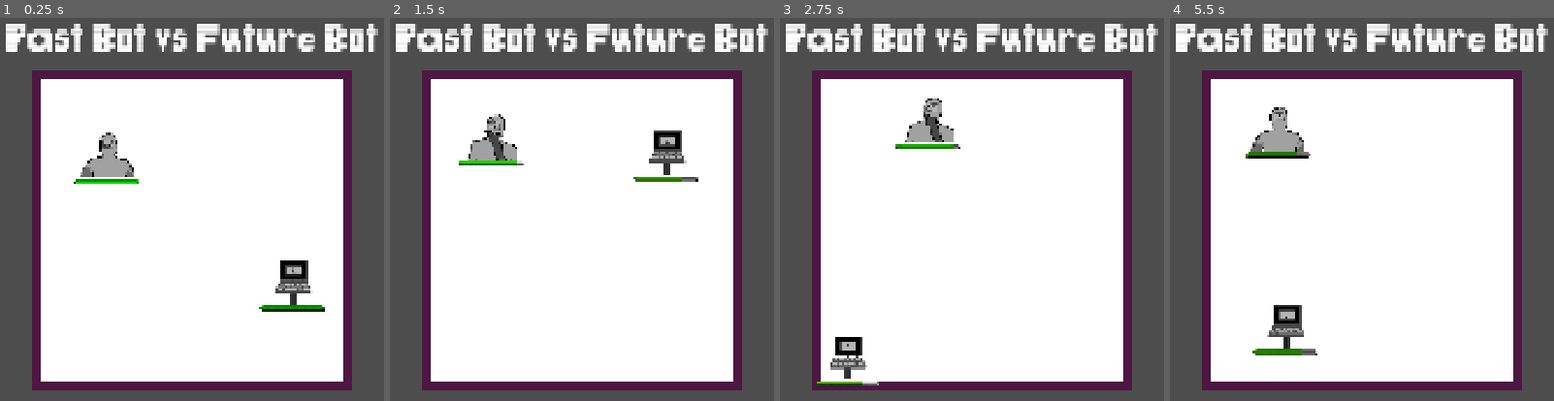
Above: before the commit, frames 1-4 (left to right).
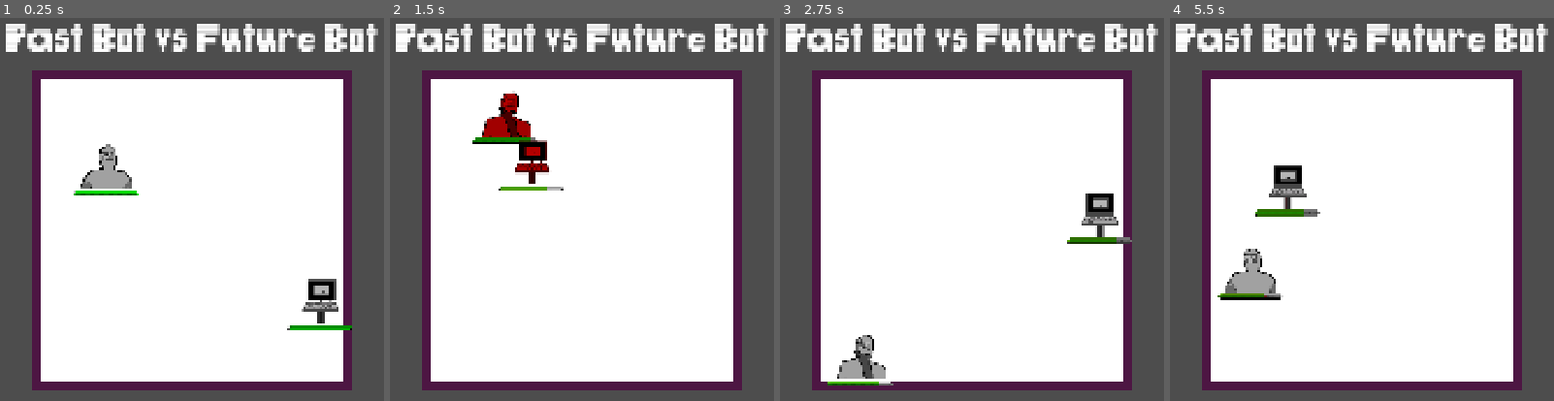
Above: after the commit, the same moments.

Repository: JBRana250/BitBoxBattles
Game: Godot game, scene res://battle/battle.tscn
Same seed, same stepped clock (60 frames per second), same inputs: the game is played once before the commit and once after it. The engine's default icon, where the game draws it, is replaced by a stand-in: a white triangle on a blue panel in a dark square.
Inputs (mouse positions are in pixels of both pictures, inside the frame that each line leads up to):
- Up to frame 1 (0.25 s): no input
- Up to frame 2 (1.5 s): tap Enter at 0.5, 0.6 s; move the mouse to (750, 209) at 0.52 s; hold Right 0.53-1.25 s; click (750, 209) at 0.67 s; tap Space at 0.77 s; drag from (428, 251) to (543, 316) at 1.27 s
- Up to frame 3 (2.75 s): move the mouse to (1048, 132) at 2.02 s; hold Right from 2.03 s (still down); tap Delete at 2.1 s
- Up to frame 4 (5.5 s): release Right at 2.75 s; drag from (1323, 316) to (outside the picture) at 2.77 s; move the mouse to (outside the picture) at 3.52 s; hold Left 3.53-4.25 s; tap Backspace at 3.6 s; tap Space at 3.77 s; drag from (outside the picture) to (1246, 121) at 4.27 s; move the mouse to (1400, 228) at 5.02 s; hold Left from 5.03 s (still down); tap Enter at 5.1 s; click (1400, 228) at 5.17 s

The runs differ from the first frame. In frame 1, 3.1% of the frame differs, in the area x 19-92%, y 29-82%; in frame 2, 3.7%; in frame 3, 3.3%; in frame 4, 4.5%, in the area x 12-40%, y 23-89%.

Commit message:
refactor: create action event architecture

Diff:
--- a/battle/battle.tscn
+++ b/battle/battle.tscn
@@ -14,9 +14,13 @@
 [ext_resource type="PackedScene" uid="uid://fwomuuw06drq" path="res://battle/fighter/fighter.tscn" id="8_iorop"]
 [ext_resource type="Texture2D" uid="uid://bnkcbjk3hunw8" path="res://textures/future_robot_thinking.png" id="9_qybyd"]
 [ext_resource type="Script" uid="uid://bxp2m8nkthwia" path="res://battle/fighter_manager.gd" id="9_rxlun"]
-[ext_resource type="Script" uid="uid://b70xtb2eos81q" path="res://battle/fighter/fighter_property_resources/fighter_dash_resource.gd" id="10_a56dj"]
+[ext_resource type="Script" uid="uid://b70xtb2eos81q" path="res://battle/fighter/fighter_property_resources/fighter_action_resource.gd" id="10_a56dj"]
+[ext_resource type="Script" uid="uid://ds7a348a1ofw8" path="res://battle/fighter/events/resource/event.gd" id="10_dxsh4"]
 [ext_resource type="Texture2D" uid="uid://b71jpmvkmwfv8" path="res://textures/past_robot_idle.png" id="10_eu6g2"]
+[ext_resource type="Script" uid="uid://d2sxe6pkfjomi" path="res://battle/fighter/actions/fighter_action.gd" id="11_ihybe"]
 [ext_resource type="Texture2D" uid="uid://cfcxo13hw6tav" path="res://textures/past_robot_thinking.png" id="11_t8p1f"]
+[ext_resource type="Script" uid="uid://e8bg70fs2mo0" path="res://battle/fighter/actions/fighter_dash_action.gd" id="12_220ih"]
+[ext_resource type="Script" uid="uid://daesrn56aihs6" path="res://battle/fighter/events/resource/repeating_timer_event.gd" id="13_ju8jl"]
 
 [sub_resource type="RectangleShape2D" id="RectangleShape2D_ra0kn"]
 size = Vector2(20, 750)
@@ -45,22 +49,30 @@
 inactive_image = ExtResource("9_qybyd")
 metadata/_custom_type_script = "uid://bpymebmol4evd"
 
-[sub_resource type="Resource" id="Resource_t8p1f"]
+[sub_resource type="Resource" id="Resource_657b4"]
+script = ExtResource("12_220ih")
+fighter_dash_force = -50.0
+metadata/_custom_type_script = "uid://e8bg70fs2mo0"
+
+[sub_resource type="Resource" id="Resource_phvbk"]
+script = ExtResource("13_ju8jl")
+time = 0.5
+actions = Array[ExtResource("11_ihybe")]([SubResource("Resource_657b4")])
+metadata/_custom_type_script = "uid://daesrn56aihs6"
+
+[sub_resource type="Resource" id="Resource_lybdx"]
 script = ExtResource("10_a56dj")
-accel_dash_force = 250.0
-accel_dash_cooldown = 4.0
-fighter_dash_force = -100.0
-fighter_dash_cooldown = 0.1
+action_events = Array[ExtResource("10_dxsh4")]([SubResource("Resource_phvbk")])
 metadata/_custom_type_script = "uid://b70xtb2eos81q"
 
-[sub_resource type="Resource" id="Resource_phvbk"]
+[sub_resource type="Resource" id="Resource_xmbur"]
 script = ExtResource("4_qybyd")
 fighter_id = "Past Bot"
 starting_force = 500.0
 fighter_mass = 0.1
 metadata/_custom_type_script = "uid://bbyqng0l5d8mh"
 
-[sub_resource type="Resource" id="Resource_sf8fp"]
+[sub_resource type="Resource" id="Resource_as1q7"]
 script = ExtResource("5_rgsk0")
 max_health = 100
 metadata/_custom_type_script = "uid://blqpe5hp7jofi"
@@ -75,12 +87,6 @@
 active_image = ExtResource("10_eu6g2")
 inactive_image = ExtResource("11_t8p1f")
 metadata/_custom_type_script = "uid://bpymebmol4evd"
-
-[sub_resource type="Resource" id="Resource_220ih"]
-script = ExtResource("10_a56dj")
-accel_dash_force = 50.0
-accel_dash_cooldown = 0.5
-metadata/_custom_type_script = "uid://b70xtb2eos81q"
 
 [sub_resource type="LabelSettings" id="LabelSettings_mqutd"]
 font = ExtResource("2_tiqy5")
@@ -136,17 +142,16 @@
 health_resource = SubResource("Resource_qybyd")
 contact_resource = SubResource("Resource_eu6g2")
 texture_resource = SubResource("Resource_crpow")
-dash_resource = SubResource("Resource_t8p1f")
+action_resource = SubResource("Resource_lybdx")
 
 [node name="FighterSpawner2" parent="Spawners" unique_id=1444415074 node_paths=PackedStringArray("fighter_manager") instance=ExtResource("7_iorop")]
 position = Vector2(1187, 778)
 fighter_scene = ExtResource("8_iorop")
 fighter_manager = NodePath("../../FighterManager")
-init_resource = SubResource("Resource_phvbk")
-health_resource = SubResource("Resource_sf8fp")
+init_resource = SubResource("Resource_xmbur")
+health_resource = SubResource("Resource_as1q7")
 contact_resource = SubResource("Resource_ihybe")
 texture_resource = SubResource("Resource_dxsh4")
-dash_resource = SubResource("Resource_220ih")
 
 [node name="FighterManager" type="Node2D" parent="." unique_id=660823832]
 script = ExtResource("9_rxlun")
--- /dev/null
+++ b/battle/fighter/actions/accel_dash_action.gd
@@ -0,0 +1,12 @@
+class_name AccelDashAction extends FighterAction
+
+@export var accel_dash_force: float
+
+# Dash in direction already moving in
+func execute(context: Dictionary = {}) -> void:
+	var actor := context.get("actor") as Fighter
+
+	if !(actor is Fighter):
+		return
+	var accel_dash_vector = actor.linear_velocity.normalized()
+	actor.apply_central_impulse(accel_dash_vector * accel_dash_force)
--- /dev/null
+++ b/battle/fighter/actions/action.gd
@@ -0,0 +1,5 @@
+@abstract class_name Action extends Resource
+
+# Execute the action
+func execute(_context: Dictionary = {}) -> void:
+	pass
--- /dev/null
+++ b/battle/fighter/actions/fighter_action.gd
@@ -0,0 +1,6 @@
+@abstract class_name FighterAction extends Resource
+
+# requires the actor to be a fighter in context
+func execute(context: Dictionary = {}) -> void:
+	var _actor := context.get("actor") as Fighter
+	pass
--- /dev/null
+++ b/battle/fighter/actions/fighter_dash_action.gd
@@ -0,0 +1,13 @@
+class_name FighterDashAction extends FighterAction
+
+@export var fighter_dash_force: float
+
+# Dash in direction of closest fighter
+func execute(context: Dictionary = {}) -> void:
+	var actor := context.get("actor") as Fighter
+
+	var closest_fighter: Fighter = actor.fighter_manager.get_closest_fighter_with_exception(actor.position, actor)
+	if (closest_fighter == null):
+		return
+	var fighter_dash_vector = (closest_fighter.position - actor.position).normalized()
+	actor.apply_central_impulse(fighter_dash_vector * fighter_dash_force)
--- /dev/null
+++ b/battle/fighter/events/repeating_timer_event.tscn
@@ -0,0 +1,11 @@
+[gd_scene format=3 uid="uid://c2qmsvra8ogxh"]
+
+[ext_resource type="Script" uid="uid://csb1lkx815nlv" path="res://battle/fighter/events/repeating_timer_event_scene.gd" id="1_raneq"]
+
+[node name="RepeatingTimerEvent" type="Node" unique_id=24416991 node_paths=PackedStringArray("timer")]
+script = ExtResource("1_raneq")
+timer = NodePath("Timer")
+
+[node name="Timer" type="Timer" parent="." unique_id=251436844]
+
+[connection signal="timeout" from="Timer" to="." method="_on_timer_timeout"]
--- /dev/null
+++ b/battle/fighter/events/repeating_timer_event_scene.gd
@@ -0,0 +1,18 @@
+extends Node
+
+var fighter: Fighter
+@export var timer: Timer
+
+var repeating_timer_event: RepeatingTimerEvent
+
+func init(_fighter: Fighter, _repeating_timer_event: RepeatingTimerEvent):
+	self.fighter = _fighter
+	self.repeating_timer_event = _repeating_timer_event
+	timer.wait_time = repeating_timer_event.time
+	await timer.tree_entered
+	timer.start()
+
+func _on_timer_timeout() -> void:
+	repeating_timer_event.trigger({
+		"actor": fighter
+	})
--- /dev/null
+++ b/battle/fighter/events/resource/event.gd
@@ -0,0 +1,7 @@
+@abstract class_name Event extends Resource
+
+#@export var actions: Array[Action] = []
+
+# trigger all actions
+func trigger(_context: Dictionary = {}) -> void:
+	pass
--- /dev/null
+++ b/battle/fighter/events/resource/repeating_timer_event.gd
@@ -0,0 +1,9 @@
+class_name RepeatingTimerEvent extends Event
+
+@export var time: float
+@export var actions: Array[FighterAction] = []
+
+func trigger(context: Dictionary = {}) -> void:
+	for action in actions:
+		if action:
+			action.execute(context)
--- a/battle/fighter/fighter.gd
+++ b/battle/fighter/fighter.gd
@@ -6,7 +6,7 @@
 @export var fighter_state_machine: FighterStateMachine
 @export var fighter_sprite_manager: FighterSpriteManager
 @export var fighter_health_manager: FighterHealthManager
-@export var fighter_dash_manager: FighterDashManager
+@export var fighter_event_manager: FighterEventManager
 @export var fighter_manager: FighterManager
 
 @export_group("Properties")
@@ -19,7 +19,7 @@
 
 func init_fighter(_fighter_manager: FighterManager, init_resource: FighterInitResource,
 health_resource: FighterHealthResource, contact_resource: FighterContactResource,
-texture_resource: FighterTextureResource, dash_resource: FighterDashResource) -> void:
+texture_resource: FighterTextureResource, action_resource: FighterActionResource) -> void:
 
 	self.fighter_manager = _fighter_manager
 
@@ -37,9 +37,10 @@
 	fighter_sprite_manager.init_sprites(texture_resource.active_image, texture_resource.inactive_image)
 	fighter_state_machine.init_states()
 	fighter_health_manager.init_health(health_resource.max_health)
-	fighter_dash_manager.init_dash(dash_resource)
+	if (action_resource != null):
+		fighter_event_manager.init_events(action_resource)
 
-	apply_force(global_transform.x * init_resource.starting_force)
+	apply_central_impulse(global_transform.x * init_resource.starting_force)
 
 func get_state():
 	return fighter_state_machine.get_state()
--- a/battle/fighter/fighter.tscn
+++ b/battle/fighter/fighter.tscn
@@ -6,10 +6,11 @@
 [ext_resource type="Texture2D" uid="uid://d2gl08f6vn5a5" path="res://textures/empty_hpbar.png" id="4_gb4mi"]
 [ext_resource type="Texture2D" uid="uid://byjpjy0nht5uk" path="res://textures/full_hpbar.png" id="5_4sxhs"]
 [ext_resource type="Script" uid="uid://dqly1sjufce6k" path="res://battle/fighter/fighter_health.gd" id="6_05pdn"]
-[ext_resource type="Script" uid="uid://da7gvjomliao7" path="res://battle/fighter/fighter_state_machine.gd" id="7_657b4"]
-[ext_resource type="Script" uid="uid://dd5gqcqo4uw5l" path="res://battle/fighter/fighter_sprite_manager.gd" id="8_wn1im"]
-[ext_resource type="Script" uid="uid://c7emsuewp3xxs" path="res://battle/fighter/fighter_collision_manager.gd" id="9_vkd1v"]
-[ext_resource type="Script" uid="uid://dc5xyijsdfrap" path="res://battle/fighter/fighter_dash_manager.gd" id="10_657b4"]
+[ext_resource type="Script" uid="uid://da7gvjomliao7" path="res://battle/fighter/managers/fighter_state_machine.gd" id="7_657b4"]
+[ext_resource type="Script" uid="uid://dd5gqcqo4uw5l" path="res://battle/fighter/managers/fighter_sprite_manager.gd" id="8_wn1im"]
+[ext_resource type="Script" uid="uid://c7emsuewp3xxs" path="res://battle/fighter/managers/fighter_collision_manager.gd" id="9_vkd1v"]
+[ext_resource type="Script" uid="uid://bqnsyf2nea5g8" path="res://battle/fighter/managers/fighter_event_manager.gd" id="10_wn1im"]
+[ext_resource type="PackedScene" uid="uid://c2qmsvra8ogxh" path="res://battle/fighter/events/repeating_timer_event.tscn" id="11_wn1im"]
 
 [sub_resource type="PhysicsMaterial" id="PhysicsMaterial_6hnvb"]
 friction = 0.0
@@ -22,7 +23,7 @@
 offsets = PackedFloat32Array(0, 0.5106383, 1)
 colors = PackedColorArray(1, 0, 0, 1, 0.82871497, 0.65557426, 0, 1, 0, 1, 0, 1)
 
-[node name="fighter" type="RigidBody2D" unique_id=678717569 node_paths=PackedStringArray("sprite", "onhit_timer", "fighter_state_machine", "fighter_sprite_manager", "fighter_health_manager", "fighter_dash_manager") groups=["fighter"]]
+[node name="fighter" type="RigidBody2D" unique_id=678717569 node_paths=PackedStringArray("sprite", "onhit_timer", "fighter_state_machine", "fighter_sprite_manager", "fighter_health_manager", "fighter_event_manager") groups=["fighter"]]
 mass = 0.01
 physics_material_override = SubResource("PhysicsMaterial_6hnvb")
 gravity_scale = 0.0
@@ -38,7 +39,7 @@
 fighter_state_machine = NodePath("Components/FighterStateMachine")
 fighter_sprite_manager = NodePath("Components/FighterSpriteManager")
 fighter_health_manager = NodePath("Components/FighterHealthManager")
-fighter_dash_manager = NodePath("Components/FighterDashManager")
+fighter_event_manager = NodePath("FighterEventManager")
 onhit_modulate = Color(0.5659736, 0, 0.1455484, 1)
 
 [node name="CollisionShape2D" type="CollisionShape2D" parent="." unique_id=732105405]
@@ -111,18 +112,10 @@
 fighter_sprite_manager = NodePath("../FighterSpriteManager")
 fighter_health_manager = NodePath("../FighterHealthManager")
 
-[node name="FighterDashManager" type="Node2D" parent="Components" unique_id=1114177163 node_paths=PackedStringArray("accel_dash_timer", "fighter_dash_timer")]
-z_index = 100
-script = ExtResource("10_657b4")
-accel_dash_timer = NodePath("accelDashTimer")
-fighter_dash_timer = NodePath("fighterDashTimer")
-
-[node name="accelDashTimer" type="Timer" parent="Components/FighterDashManager" unique_id=210372534]
-
-[node name="fighterDashTimer" type="Timer" parent="Components/FighterDashManager" unique_id=962799376]
+[node name="FighterEventManager" type="Node" parent="." unique_id=1399644554]
+script = ExtResource("10_wn1im")
+repeating_timer_event = ExtResource("11_wn1im")
 
 [connection signal="body_entered" from="." to="Components/FighterCollisionManager" method="_on_fighter_body_entered"]
 [connection signal="timeout" from="Components/FighterStateMachine/InactiveTimer" to="Components/FighterStateMachine" method="_on_inactive_timer_timeout"]
 [connection signal="timeout" from="Components/FighterSpriteManager/onhitTimer" to="Components/FighterSpriteManager" method="_on_onhit_timer_timeout"]
-[connection signal="timeout" from="Components/FighterDashManager/accelDashTimer" to="Components/FighterDashManager" method="_on_accel_dash_timer_timeout"]
-[connection signal="timeout" from="Components/FighterDashManager/fighterDashTimer" to="Components/FighterDashManager" method="_on_fighter_dash_timer_timeout"]
--- a/battle/fighter/fighter_dash_manager.gd
+++ /dev/null
@@ -1,45 +0,0 @@
-class_name FighterDashManager extends Node2D
-
-@export var accel_dash_timer: Timer
-@export var fighter_dash_timer: Timer
-
-@export var accel_dash_force: float
-@export var fighter_dash_force: float
-
-var accel_dash_vector: Vector2
-var fighter_dash_vector: Vector2
-
-func init_dash(fighter_dash_resource: FighterDashResource) -> void:
-	init_accel_dash(fighter_dash_resource)
-	init_fighter_dash(fighter_dash_resource)
-
-func init_accel_dash(fighter_dash_resource: FighterDashResource):
-	if (fighter_dash_resource.accel_dash_force == 0):
-		return # no accel dash
-	self.accel_dash_force = fighter_dash_resource.accel_dash_force
-	accel_dash_timer.wait_time = fighter_dash_resource.accel_dash_cooldown
-	await accel_dash_timer.tree_entered
-	accel_dash_timer.start()
-
-func init_fighter_dash(fighter_dash_resource: FighterDashResource):
-	if (fighter_dash_resource.fighter_dash_force == 0):
-		return # no fighter dash
-	self.fighter_dash_force = fighter_dash_resource.fighter_dash_force
-	fighter_dash_timer.wait_time = fighter_dash_resource.fighter_dash_cooldown
-	await fighter_dash_timer.tree_entered
-
-	fighter_dash_timer.start()
-
-# This dash is purely to accelerate the fighter
-# in the direction that its already moving
-func _on_accel_dash_timer_timeout() -> void:
-	accel_dash_vector = owner.linear_velocity.normalized()
-	owner.apply_force(accel_dash_vector * accel_dash_force)
-
-# This dash points towards the closest fighter
-func _on_fighter_dash_timer_timeout() -> void:
-	var closest_fighter: Fighter = owner.fighter_manager.get_closest_fighter_with_exception(owner.position, owner)
-	if (closest_fighter == null):
-		return
-	fighter_dash_vector = (closest_fighter.position - owner.position).normalized()
-	owner.apply_force(fighter_dash_vector * fighter_dash_force)
--- /dev/null
+++ b/battle/fighter/fighter_property_resources/fighter_action_resource.gd
@@ -0,0 +1,3 @@
+class_name FighterActionResource extends Resource
+
+@export var action_events: Array[Event]
--- a/battle/fighter/fighter_property_resources/fighter_dash_resource.gd
+++ /dev/null
@@ -1,7 +0,0 @@
-class_name FighterDashResource extends Resource
-
-@export var accel_dash_force: float
-@export var accel_dash_cooldown: float
-
-@export var fighter_dash_force: float
-@export var fighter_dash_cooldown: float
--- /dev/null
+++ b/battle/fighter/managers/fighter_event_manager.gd
@@ -0,0 +1,17 @@
+class_name FighterEventManager extends Node
+
+@export var repeating_timer_event: PackedScene
+
+func init_events(action_resource: FighterActionResource):
+	var action_events: Array[Event] = action_resource.action_events
+	for event: Event in action_events:
+		init_event(event)
+
+func init_event(event: Event):
+	if (event is RepeatingTimerEvent):
+		instance_repeating_timer_event(event)
+
+func instance_repeating_timer_event(event: RepeatingTimerEvent):
+	var instance: Node = repeating_timer_event.instantiate()
+	instance.init(owner, event)
+	self.add_child(instance)
--- a/battle/fighter_spawner.gd
+++ b/battle/fighter_spawner.gd
@@ -9,7 +9,7 @@
 @export var health_resource: FighterHealthResource
 @export var contact_resource: FighterContactResource
 @export var texture_resource: FighterTextureResource
-@export var dash_resource: FighterDashResource
+@export var action_resource: FighterActionResource
 
 func _ready() -> void:
 	BattleEventBus.spawn_fighters.connect(_spawn_fighter)
@@ -18,6 +18,6 @@
 	var fighter_instance: Fighter = fighter_scene.instantiate()
 	init_resource.position = self.position
 	init_resource.rotation = randf_range(0, TAU)
-	fighter_instance.init_fighter(fighter_manager, init_resource, health_resource, contact_resource, texture_resource, dash_resource)
+	fighter_instance.init_fighter(fighter_manager, init_resource, health_resource, contact_resource, texture_resource, action_resource)
 
 	fighter_manager.add_child(fighter_instance)
Not shown, added: battle/fighter/actions/accel_dash_action.gd.uid
Not shown, added: battle/fighter/actions/action.gd.uid
Not shown, added: battle/fighter/actions/fighter_action.gd.uid
Not shown, added: battle/fighter/actions/fighter_dash_action.gd.uid
Not shown, added: battle/fighter/events/repeating_timer_event_scene.gd.uid
Not shown, added: battle/fighter/events/resource/event.gd.uid
Not shown, added: battle/fighter/events/resource/repeating_timer_event.gd.uid
Not shown, removed: battle/fighter/fighter_dash_manager.gd.uid
Renamed: battle/fighter/fighter_property_resources/fighter_dash_resource.gd.uid -> battle/fighter/fighter_property_resources/fighter_action_resource.gd.uid
Renamed: battle/fighter/fighter_collision_manager.gd -> battle/fighter/managers/fighter_collision_manager.gd
Renamed: battle/fighter/fighter_collision_manager.gd.uid -> battle/fighter/managers/fighter_collision_manager.gd.uid
Not shown, added: battle/fighter/managers/fighter_event_manager.gd.uid
(and 4 more such lines)
